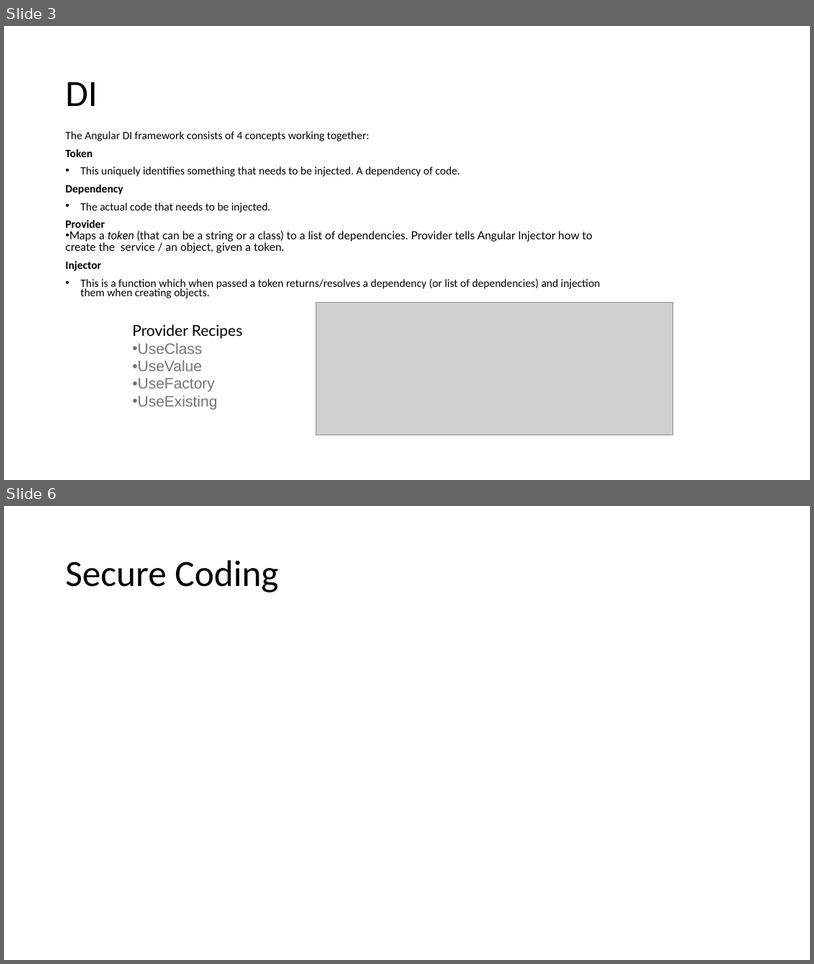
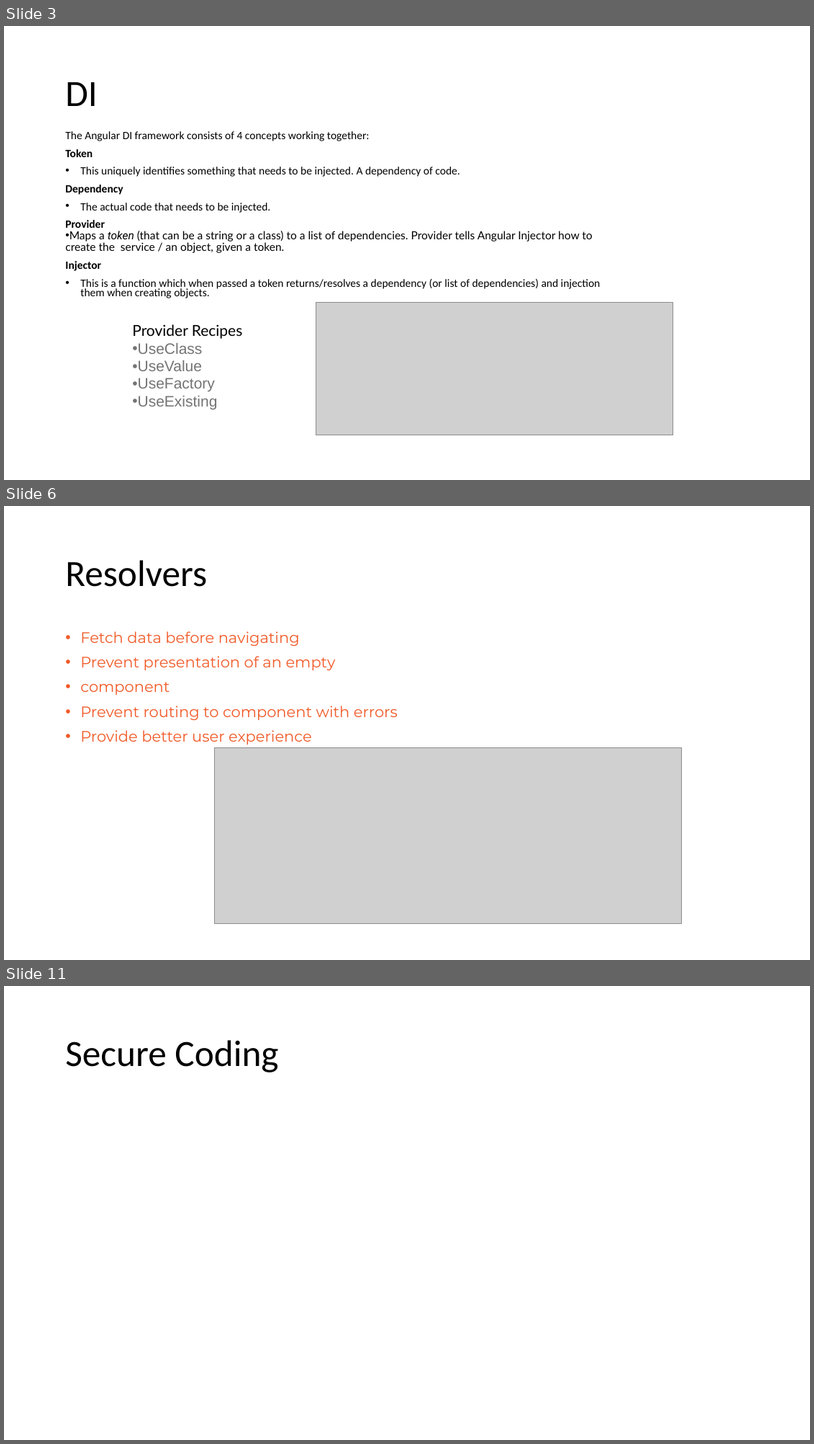
Before and after one commit to sitaramgarlapati/angularDemo, a slide deck: slides/Ang Sessions 3.pptx. Shown one above the other, each under a label of ours: slides 3 and 6 before the commit, slides 3, 6 and 11 after it; the slides between them are not shown. The pictures are 814x964 and 814x1444 pixels, drawn with LibreOffice and Linux fonts; fonts in the diff are those of the drawing; grey boxes stand for pictures. Boxes give left, top, right and bottom in pixels: in the first picture for what was removed or moved away, otherwise in the second. Text is boxed around its words. In the diff, an @@ line names an element or a change of style, - is before the commit and + after.

```diff
--- a/slides/Ang Sessions 3.pptx
+++ b/slides/Ang Sessions 3.pptx
@@ slide 6 added at (4,506,810,960), background #FFFFFF @@
@@ title added at (65,560,207,587), 44 pt, text #000000 @@
+Resolvers
@@ text added at (80,631,398,744), 18 pt, text #F15A28 @@
+• Fetch data before navigating
+• Prevent presentation of an empty
+• component
+• Prevent routing to component with errors
+• Provide better user experience
@@ picture added at (215,748,682,924) @@
@@ what was slide 6 is now slide 11 @@
```
Also in this commit, not shown: 3 slides changed, 5 other slides added, 1 other file.
